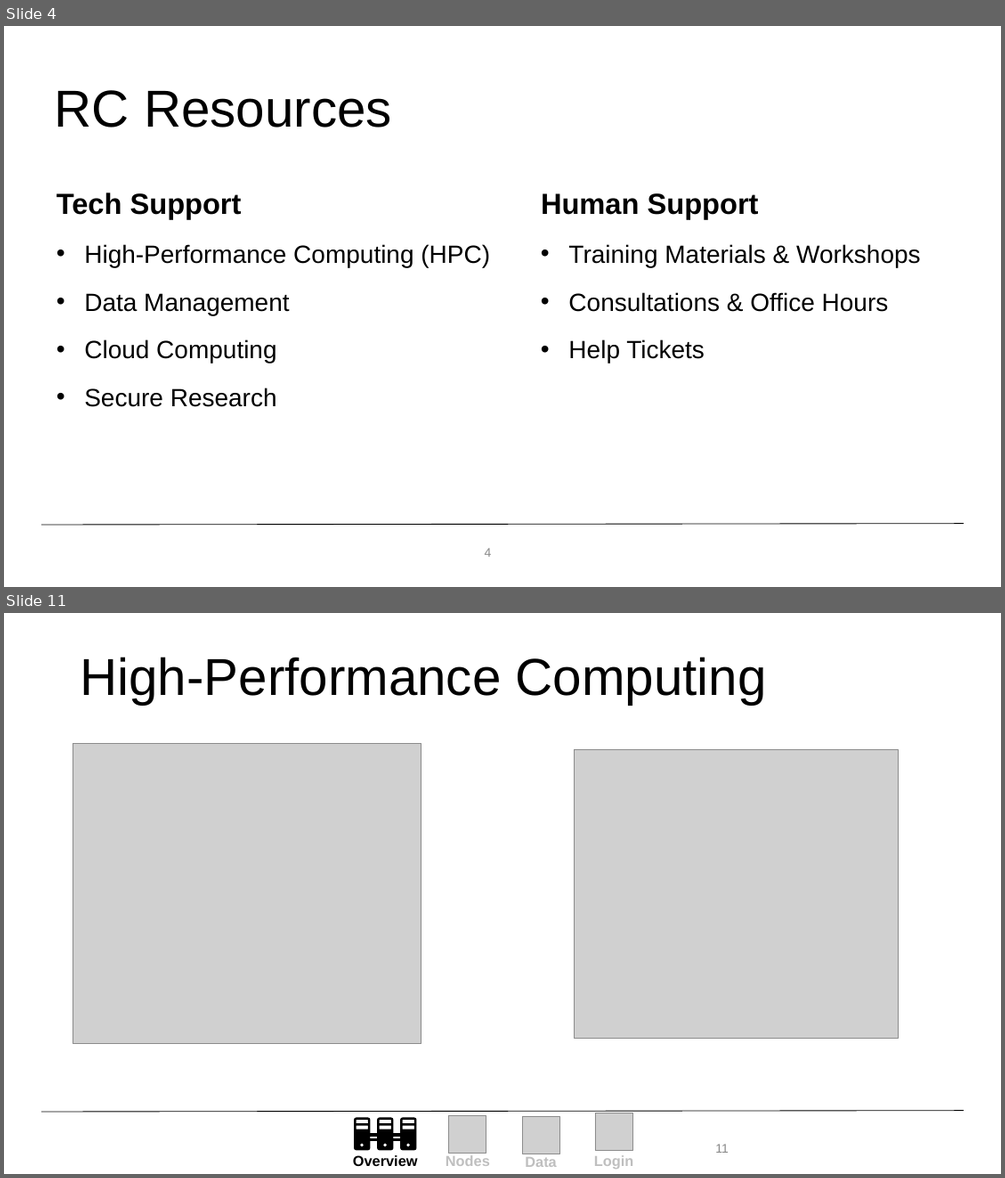
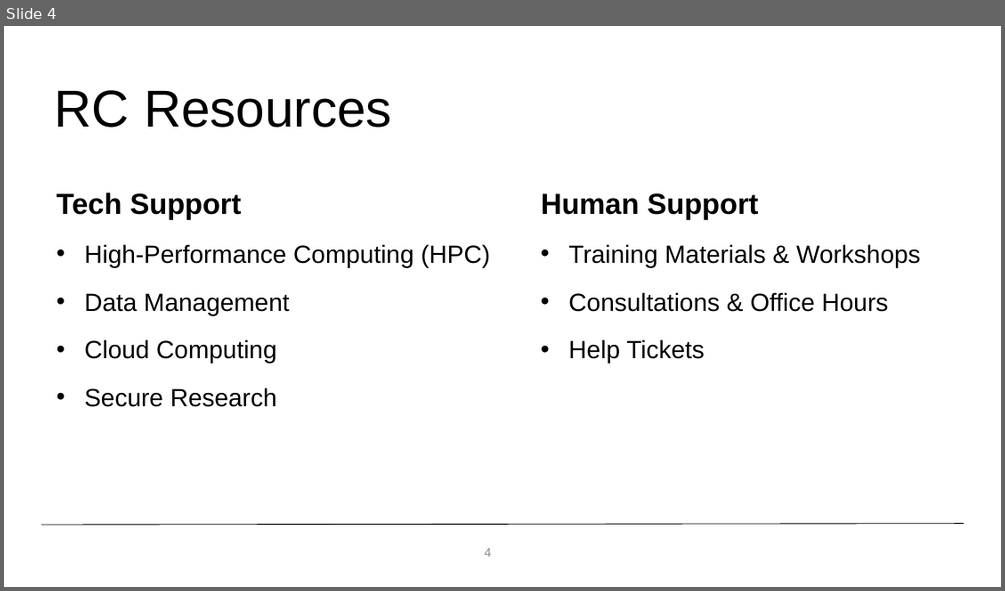
Before and after one commit to ResearchComputing/New_User_Seminar, a slide deck: Alpine_New_User_Seminar.pptx. Shown one above the other, each under a label of ours: slides 4 and 11 before the commit, slide 4 after it; the slides between them are not shown. The pictures are 1005x1178 and 1005x591 pixels, drawn with LibreOffice and Linux fonts; fonts in the diff are those of the drawing; grey boxes stand for pictures; background and template pictures are left out. Boxes give left, top, right and bottom in pixels: in the first picture for what was removed or moved away, otherwise in the second. Text is boxed around its words. In the diff, an @@ line names an element or a change of style, - is before the commit and + after.

```diff
--- a/Alpine_New_User_Seminar.pptx
+++ b/Alpine_New_User_Seminar.pptx
@@ slide 11 removed at (x1=4, y1=613, x2=1001, y2=1174), background #FFFFFF; not listed: 1 template element that a slide beside it also shows @@
@@ title removed at (x1=80, y1=657, x2=767, y2=705) @@
-High-Performance Computing
@@ picture removed at (x1=73, y1=743, x2=421, y2=1043) @@
@@ picture removed at (x1=574, y1=749, x2=898, y2=1038) @@
@@ page number removed at (x1=715, y1=1143, x2=728, y2=1152) @@
-11
@@ group removed at (x1=353, y1=1113, x2=633, y2=1168): 4 texts, 3 pictures, 3 freeform shapes, 1 rectangle @@
-Login
-Overview
-Nodes
-Data
```
Also in this commit, not shown: 13 slides changed, 8 other slides removed, 1 other file.
